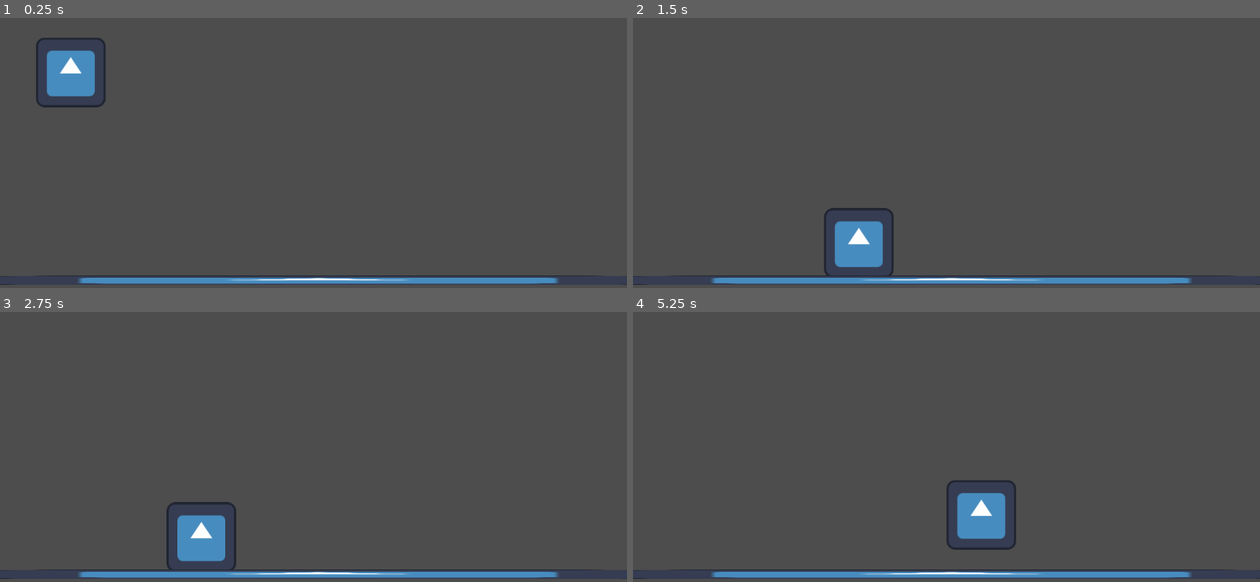
Above: before the commit, frames 1-4 (two rows, left to right).
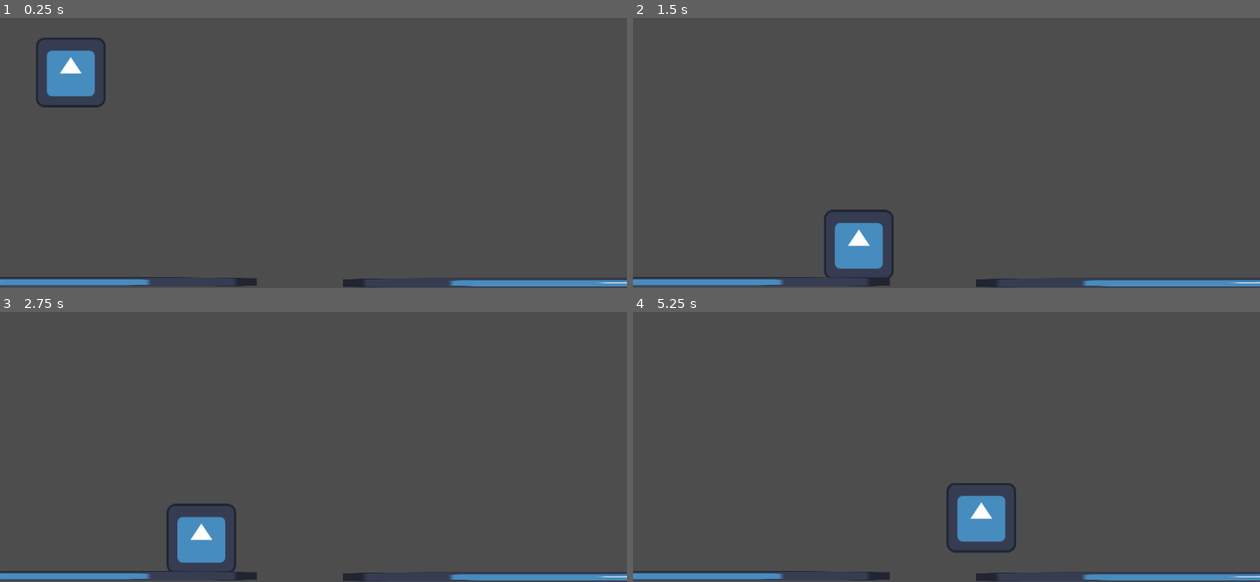
Above: after the commit, the same moments.

Repository: Bhabishworgrg/production-project
Game: Godot game, scene res://scenes/game.tscn
Same seed, same stepped clock (60 frames per second), same inputs: the game is played once before the commit and once after it. The engine's default icon, where the game draws it, is replaced by a stand-in: a white triangle on a blue panel in a dark square.
Inputs:
- Up to frame 1 (0.25 s): no input
- Up to frame 2 (1.5 s): hold Right (right) from 0.53 s (still down); tap Space (jump) at 0.77 s
- Up to frame 3 (2.75 s): tap Space (jump) at 1.52 s; release Right (right) at 2.03 s; hold Left (left) from 2.03 s (still down)
- Up to frame 4 (5.25 s): release Left (left) at 2.78 s; hold Right (right) 2.78-4.28 s; tap Space (jump) at 3.02, 3.77, 4.52 s; hold Left (left) 4.28-5.03 s; hold Right (right) from 5.03 s (still down)

The runs differ from the first frame. In frame 1, 2.6% of the frame differs, in the area x 0-100%, y 95-100%; in frame 2, 2.9%; in frame 3, 2.9%; in frame 4, 3.3%, in the area x 0-100%, y 62-100%.

Commit message:
PP-17 Instantiate death_zone scene in level scene

Diff:
--- a/scenes/game.tscn
+++ b/scenes/game.tscn
@@ -1,7 +1,8 @@
-[gd_scene load_steps=4 format=3 uid="uid://d3cnn26ga5mls"]
+[gd_scene load_steps=5 format=3 uid="uid://d3cnn26ga5mls"]
 
 [ext_resource type="PackedScene" uid="uid://baao4rnkgcs1i" path="res://scenes/player.tscn" id="1_a1tfp"]
 [ext_resource type="PackedScene" uid="uid://c457unem78en7" path="res://scenes/platform.tscn" id="2_v7wes"]
+[ext_resource type="PackedScene" uid="uid://c2xofq24m75xp" path="res://scenes/death_zone.tscn" id="3_nrv3c"]
 [ext_resource type="PackedScene" uid="uid://dg0p1ryorij3b" path="res://scenes/area_completed.tscn" id="4_q063s"]
 
 [node name="Game" type="Node2D"]
@@ -10,7 +11,13 @@
 position = Vector2(130, 223)
 
 [node name="Platform" parent="." instance=ExtResource("2_v7wes")]
-position = Vector2(585, 634)
+position = Vector2(-165, 637)
+
+[node name="Platform2" parent="." instance=ExtResource("2_v7wes")]
+position = Vector2(1267, 639)
 
 [node name="AreaCompleted" parent="." instance=ExtResource("4_q063s")]
 position = Vector2(1122, 335)
+
+[node name="DeathZone" parent="." instance=ExtResource("3_nrv3c")]
+position = Vector2(525, 743)
